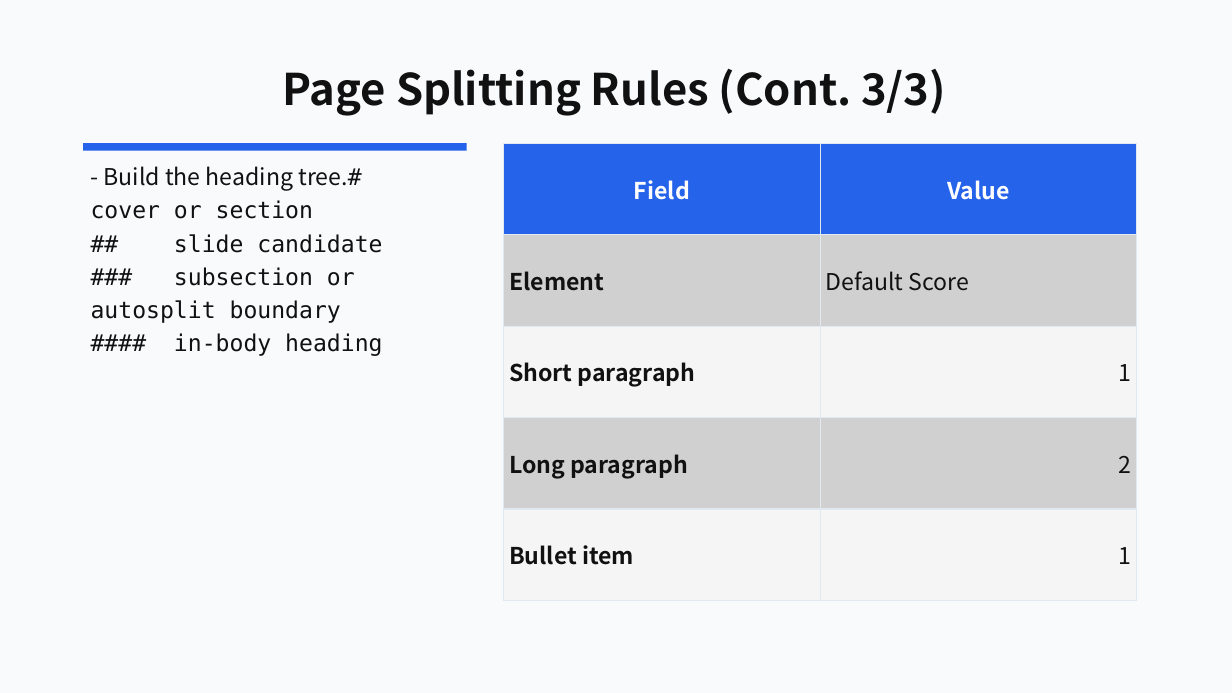
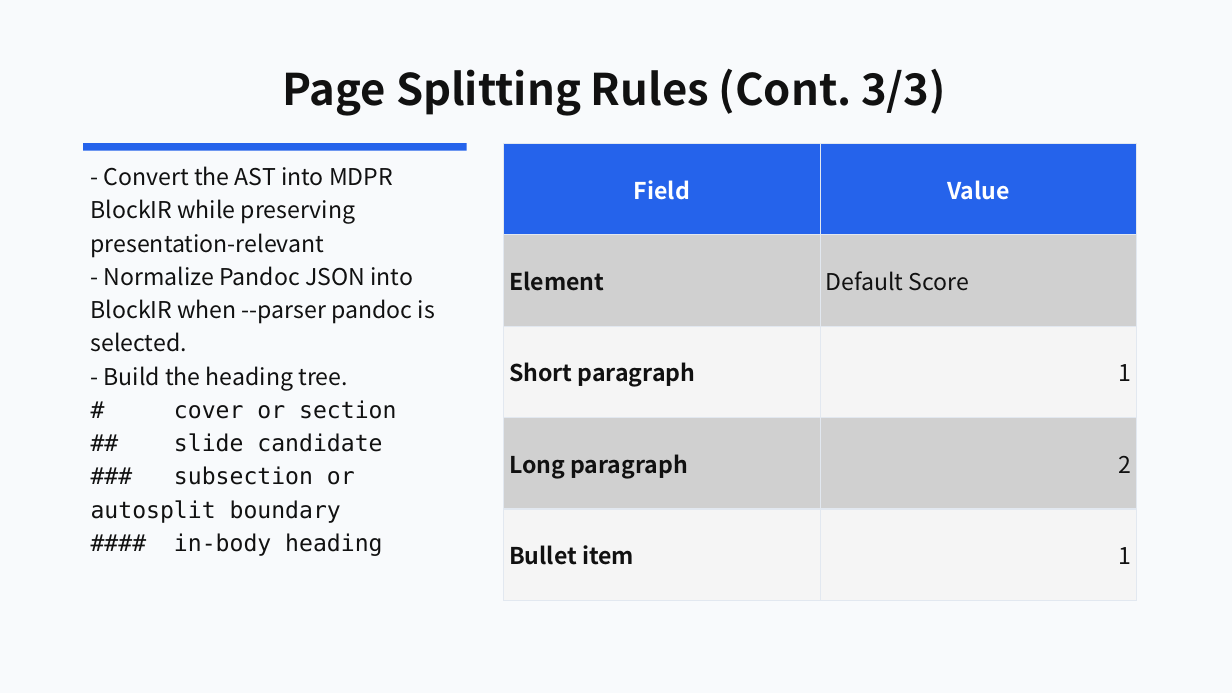
Before and after one commit to ch040602/mdpr-skill, a slide deck: slide 11 of artifacts/mdpr-vs-skill/mdpr-baseline-result.pptx. Drawn at 1232x693 pixels with LibreOffice and Linux fonts; fonts in the diff are those of the drawing; grey boxes stand for pictures. Boxes give left, top, right and bottom in pixels: in the first picture for what was removed or moved away, otherwise in the second. Text is boxed around its words. In the diff, an @@ line names an element or a change of style, - is before the commit and + after.

```diff
--- a/artifacts/mdpr-vs-skill/mdpr-baseline-result.pptx
+++ b/artifacts/mdpr-vs-skill/mdpr-baseline-result.pptx
@@ text at (91, 166, 435, 419): text changed @@
-- Build the heading tree.# cover or section
+- Convert the AST into MDPR BlockIR while preserving presentation-relevant
+- Normalize Pandoc JSON into BlockIR when --parser pandoc is selected.
+- Build the heading tree.
+# cover or section
```
Also in this commit, not shown: 15 other slides changed, 11 other files.
